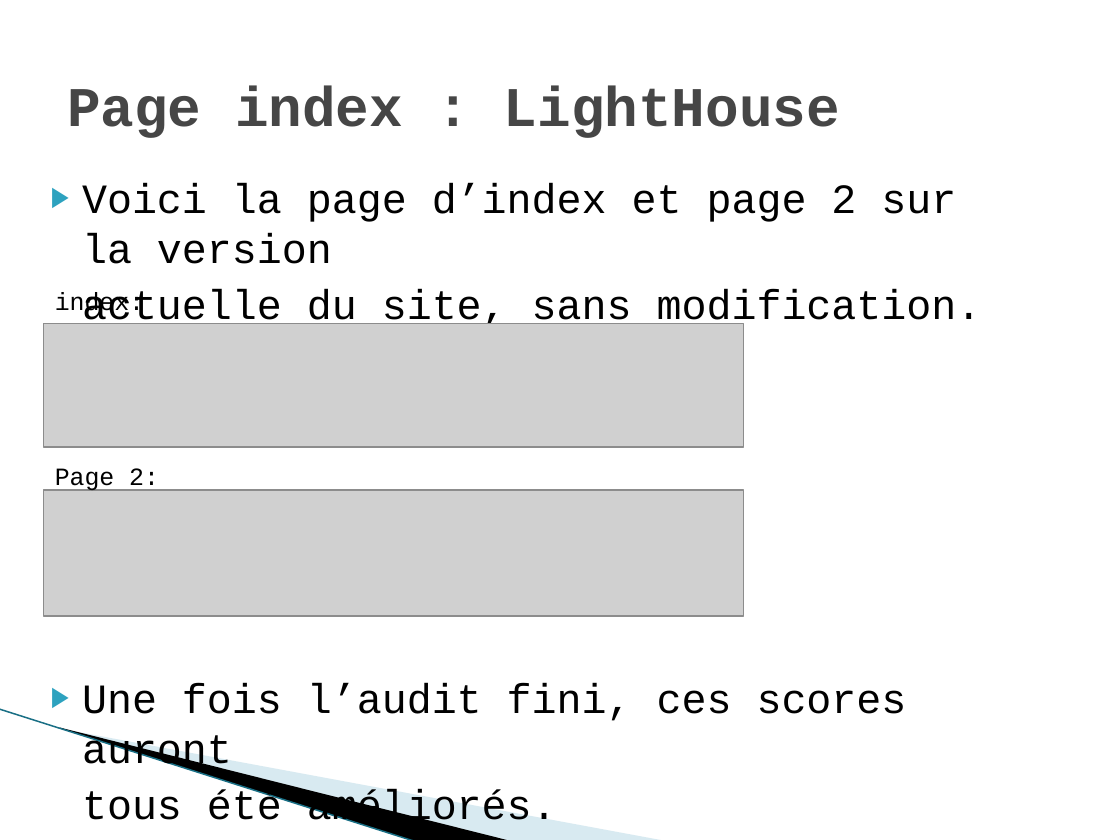
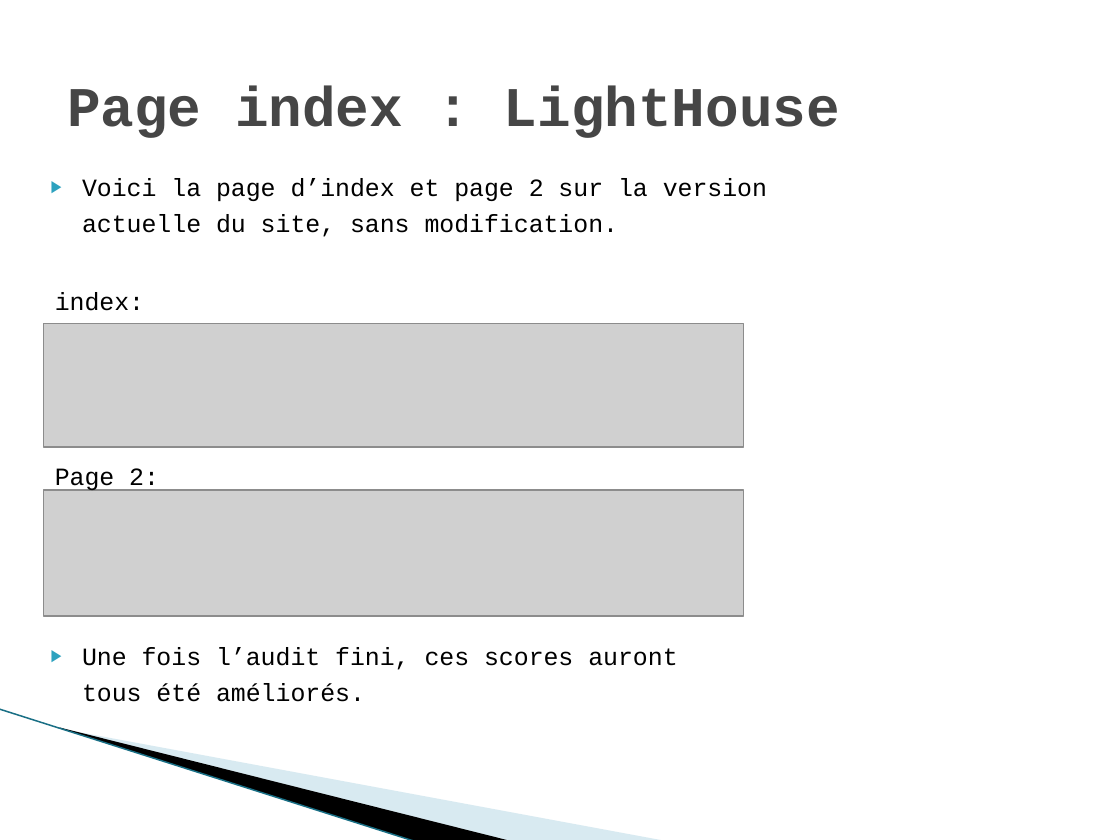
Before and after one commit to gwenaelgressier/GwenaelGressier_04_28022022, a slide deck: slide 3 of Rapport audit.pptx. Drawn at 1120x840 pixels with LibreOffice and Linux fonts; fonts in the diff are those of the drawing; grey boxes stand for pictures; background and template pictures are left out. Boxes give left, top, right and bottom in pixels: in the first picture for what was removed or moved away, otherwise in the second. Text is boxed around its words. In the diff, an @@ line names an element or a change of style, - is before the commit and + after.

```diff
--- a/Rapport audit.pptx
+++ b/Rapport audit.pptx
@@ text "Voici la page d’index et ..." at <box>82,178,767,702</box>: size 26.8 to 16 pt @@
```
Also in this commit, not shown: 11 other slides changed, 2 slides removed, 2 other files.
